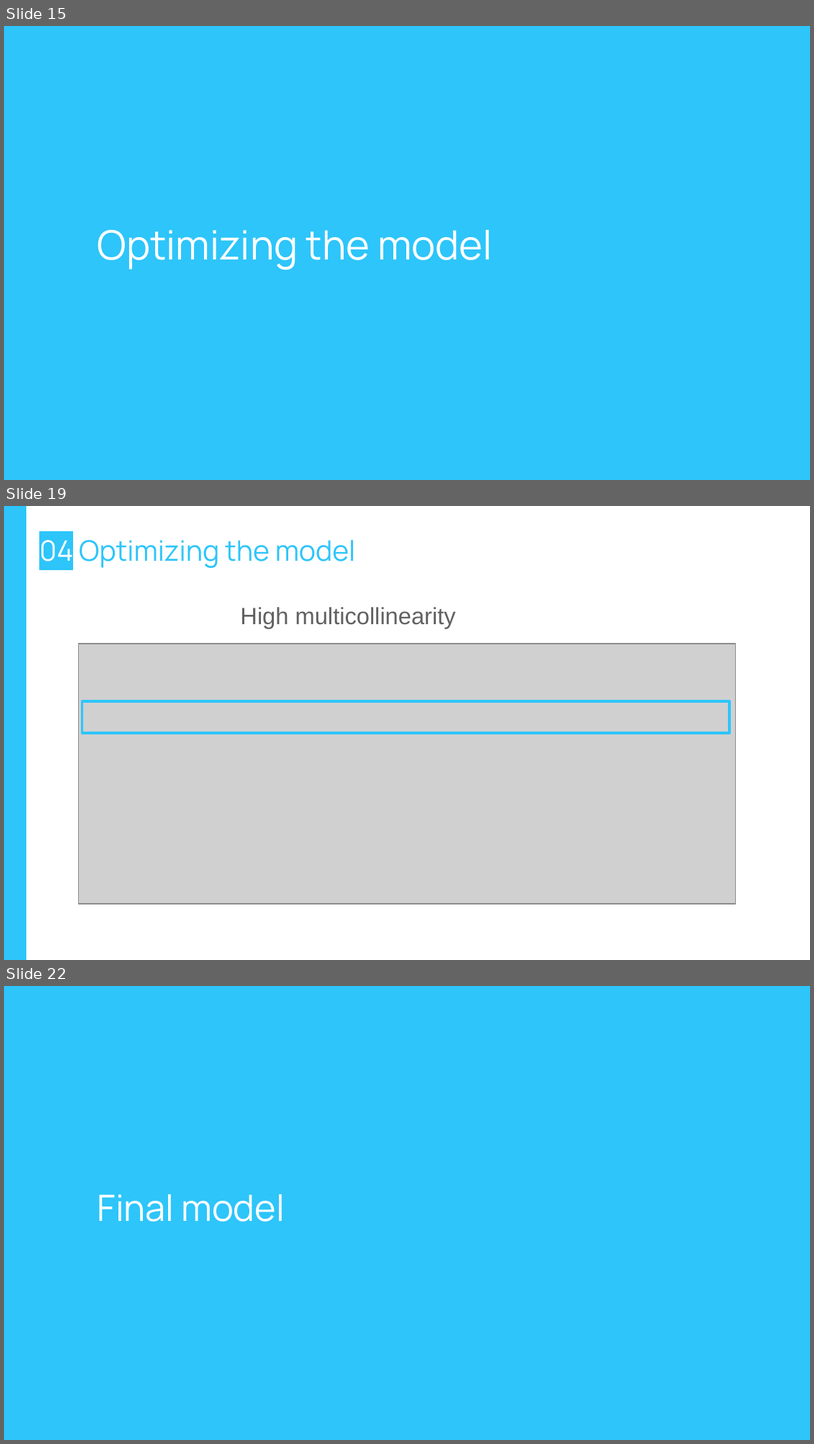
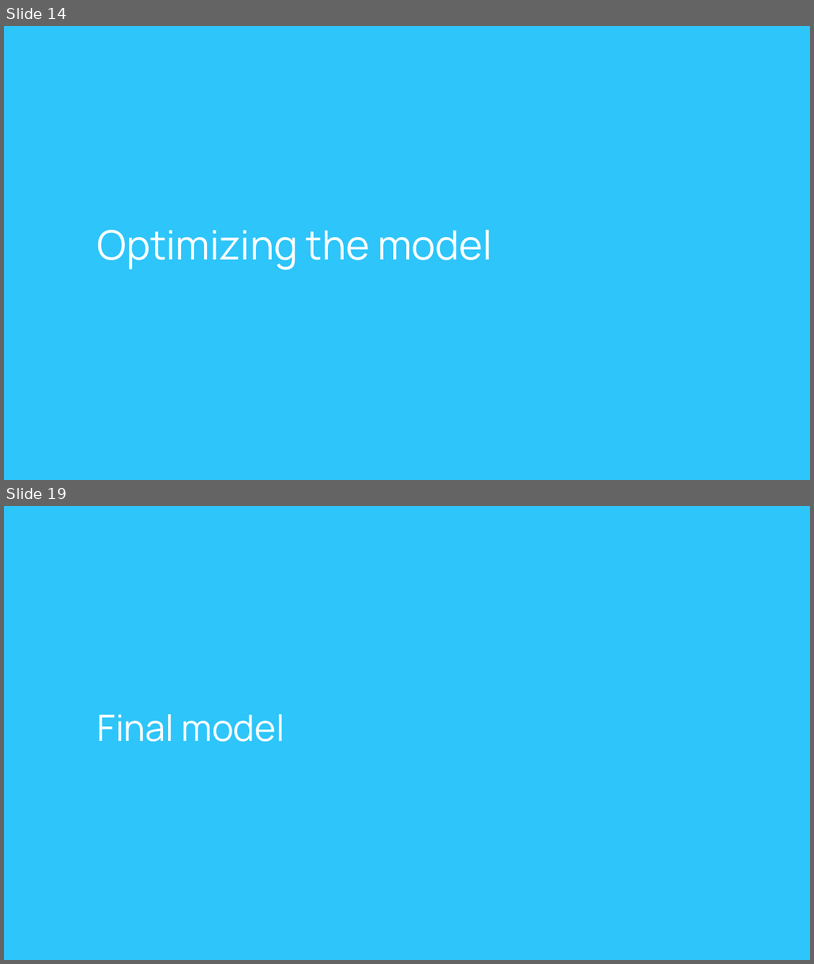
Before and after one commit to dplazau/ironhack-bootcamp, a slide deck: projects/ironhack-final-project/src/presentation/final-project-slides.pptx. Shown one above the other, each under a label of ours: slides 15, 19 and 22 before the commit, slides 14 and 19 after it; the slides between them are not shown. The pictures are 814x1444 and 814x964 pixels, drawn with LibreOffice and Linux fonts; fonts in the diff are those of the drawing; grey boxes stand for pictures; background and template pictures are left out. Boxes give left, top, right and bottom in pixels: in the first picture for what was removed or moved away, otherwise in the second. Text is boxed around its words. In the diff, an @@ line names an element or a change of style, - is before the commit and + after.

Commit message:
dev: checkpoint for working model 3

```diff
--- a/projects/ironhack-final-project/src/presentation/final-project-slides.pptx
+++ b/projects/ironhack-final-project/src/presentation/final-project-slides.pptx
@@ slide 19 removed at <box>4,506,810,960</box>, background #FFFFFF @@
@@ rectangle removed at <box>4,506,26,960</box> @@
@@ title removed at <box>39,540,356,568</box> @@
-04 Optimizing the model
@@ text removed at <box>240,607,456,628</box> @@
-High multicollinearity
@@ picture removed at <box>79,644,736,903</box> @@
@@ rectangle removed at <box>82,701,730,733</box> @@
@@ what was slide 15 is now slide 14 @@
@@ what was slide 22 is now slide 19 @@
```
Also in this commit, not shown: 13 slides changed, 3 slides added, 5 other slides removed, 3 other files.
